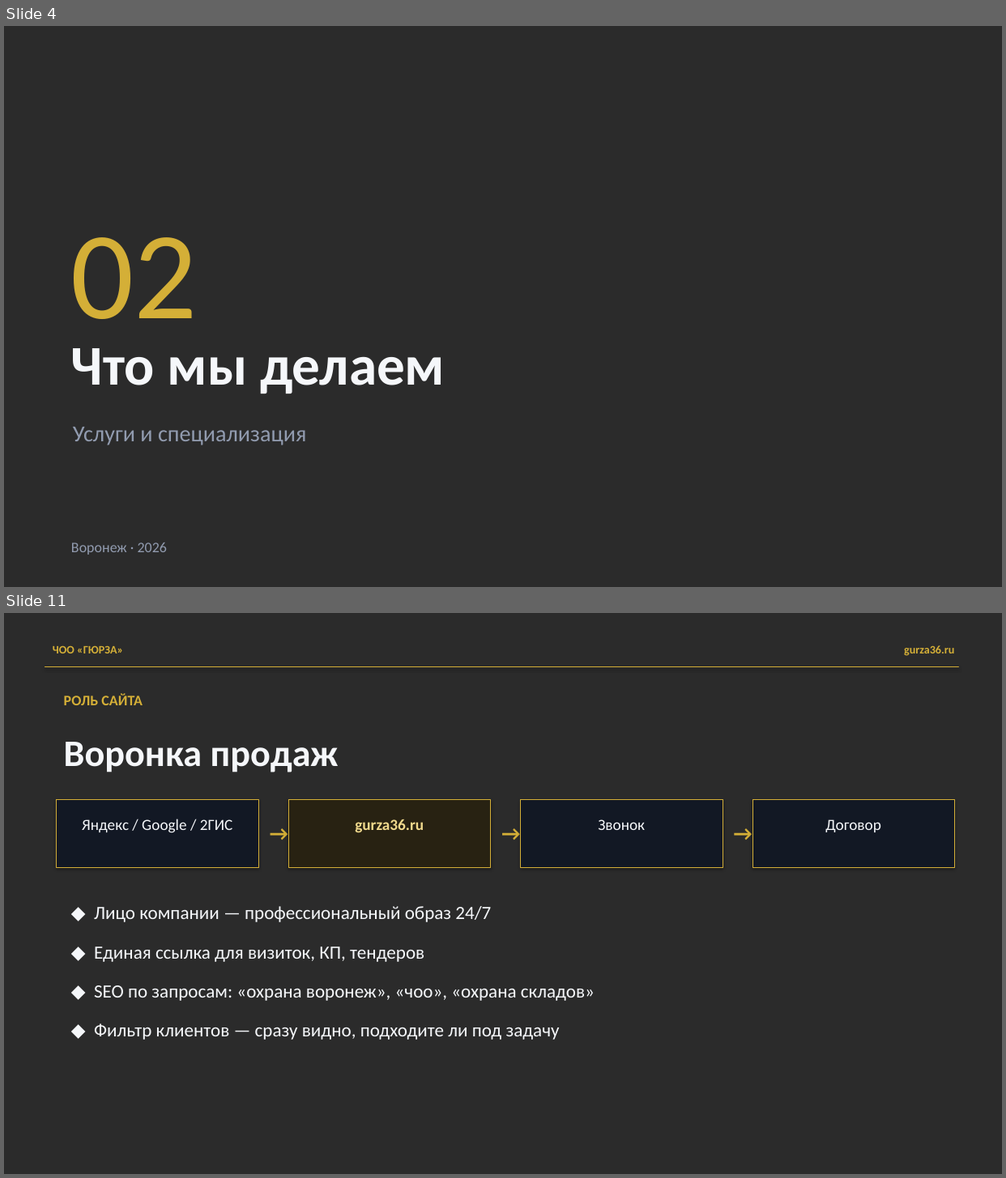
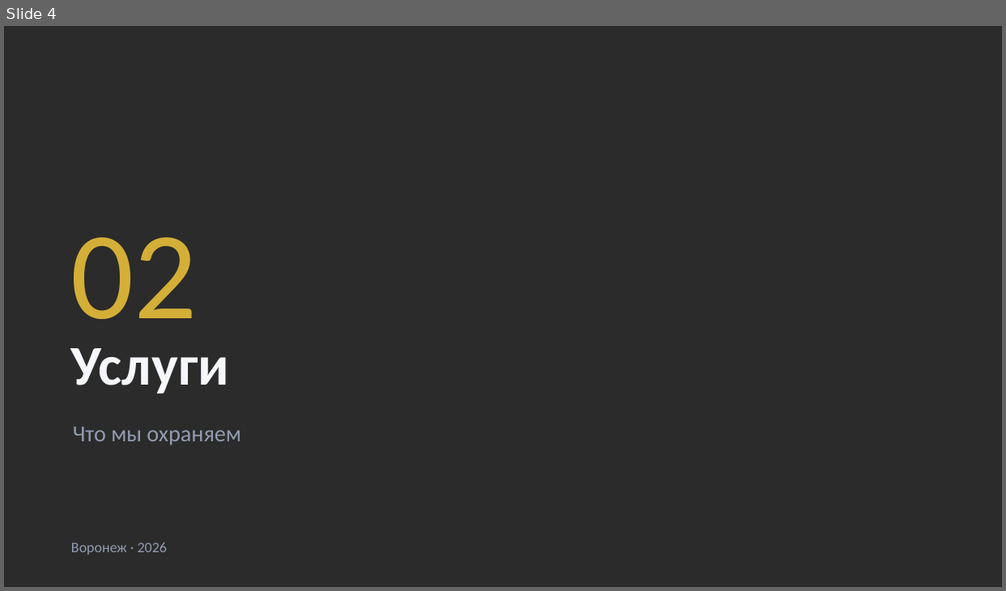
Before and after one commit to MatveyTORSHILOV/Gursa, a slide deck: presentation/gyurza-presentation.pptx. Shown one above the other, each under a label of ours: slides 4 and 11 before the commit, slide 4 after it; the slides between them are not shown. The pictures are 1006x1178 and 1006x591 pixels, drawn with LibreOffice and Linux fonts; fonts in the diff are those of the drawing; background and template pictures are left out; a plain dark background stands for a picture behind light text. Boxes give left, top, right and bottom in pixels: in the first picture for what was removed or moved away, otherwise in the second. Text is boxed around its words. In the diff, an @@ line names an element or a change of style, - is before the commit and + after.

```diff
--- a/presentation/gyurza-presentation.pptx
+++ b/presentation/gyurza-presentation.pptx
@@ slide 11 removed at (4,613,1002,1174), background picture (left out) @@
@@ text removed at (53,646,123,653) @@
-ЧОО «ГЮРЗА»
@@ text removed at (904,645,954,656) @@
-gurza36.ru
@@ rectangle removed at (45,667,958,667) @@
@@ text removed at (64,694,143,705) @@
-РОЛЬ САЙТА
@@ text removed at (64,742,339,773) @@
-Воронка продаж
@@ rectangle removed at (57,800,258,867) @@
@@ rectangle removed at (288,800,491,867) @@
@@ rectangle removed at (521,800,722,867) @@
@@ rectangle removed at (752,800,955,867) @@
@@ text removed at (82,819,233,833) @@
-Яндекс / Google / 2ГИС
@@ text removed at (262,816,292,846) @@
-→
@@ text removed at (355,820,424,833) @@
-gurza36.ru
@@ text removed at (494,816,524,846) @@
-→
@@ text removed at (598,820,645,830) @@
-Звонок
@@ text removed at (727,816,756,846) @@
-→
@@ text removed at (825,820,880,833) @@
-Договор
@@ text removed at (94,906,594,1040) @@
-◆ Лицо компании — профессиональный образ 24/7
-◆ Единая ссылка для визиток, КП, тендеров
-◆ SEO по запросам: «охрана воронеж», «чоо», «охрана складов»
-◆ Фильтр клиентов — сразу видно, подходите ли под задачу
@@ slide 4 changed as well @@
@@ text at (71,348,229,394): text changed @@
-Что мы делаем
+Услуги
@@ text at (73,427,241,446): text changed @@
-Услуги и специализация
+Что мы охраняем
```
Also in this commit, not shown: 5 other slides changed, 6 slides added, 8 other slides removed, 1 other file.
